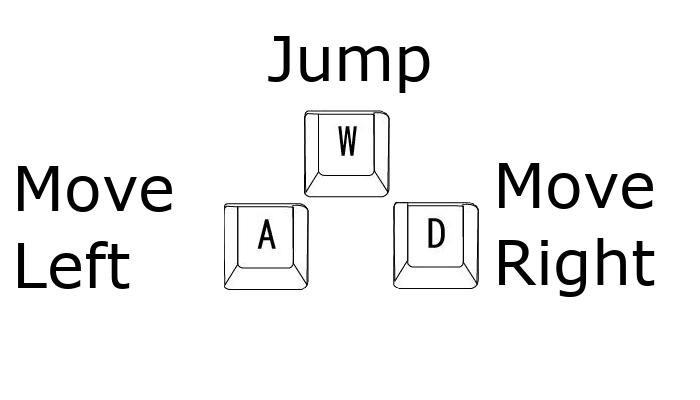
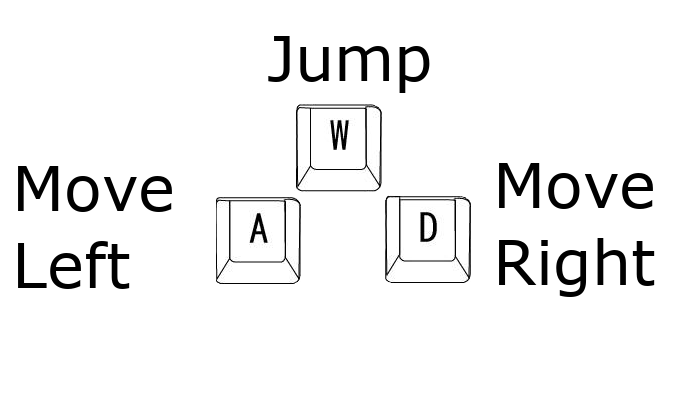
Comparing the layer stacks of the two 700x400 images. Changes:
painted on "Layer" over [left=216, top=103, right=479, bottom=290]
